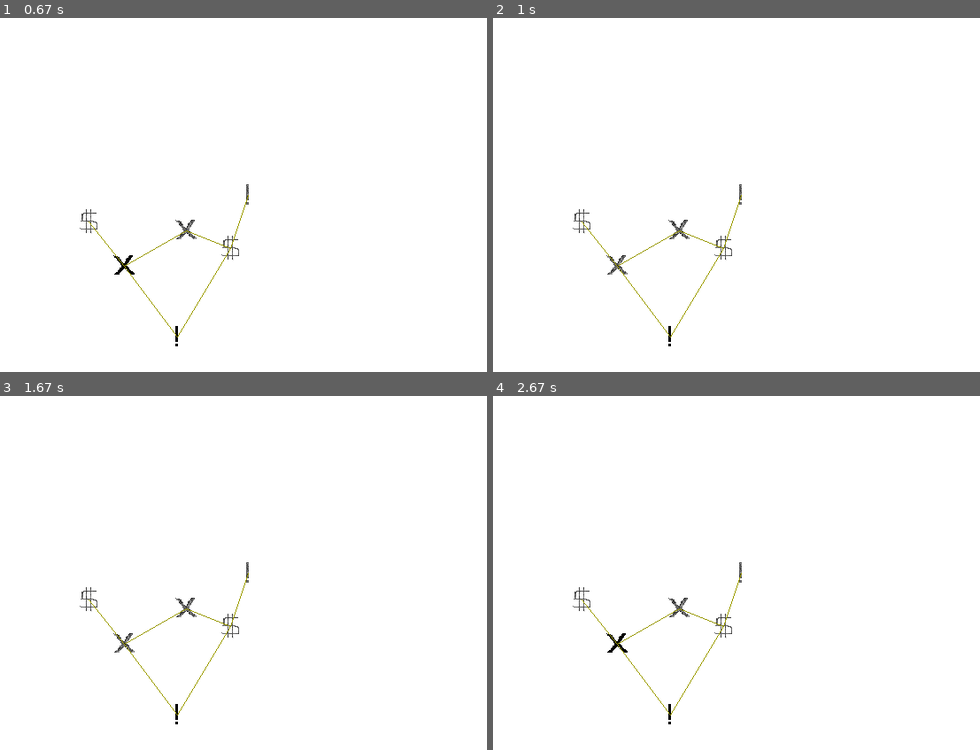
Above: before the commit, frames 1-4 (two rows, left to right).
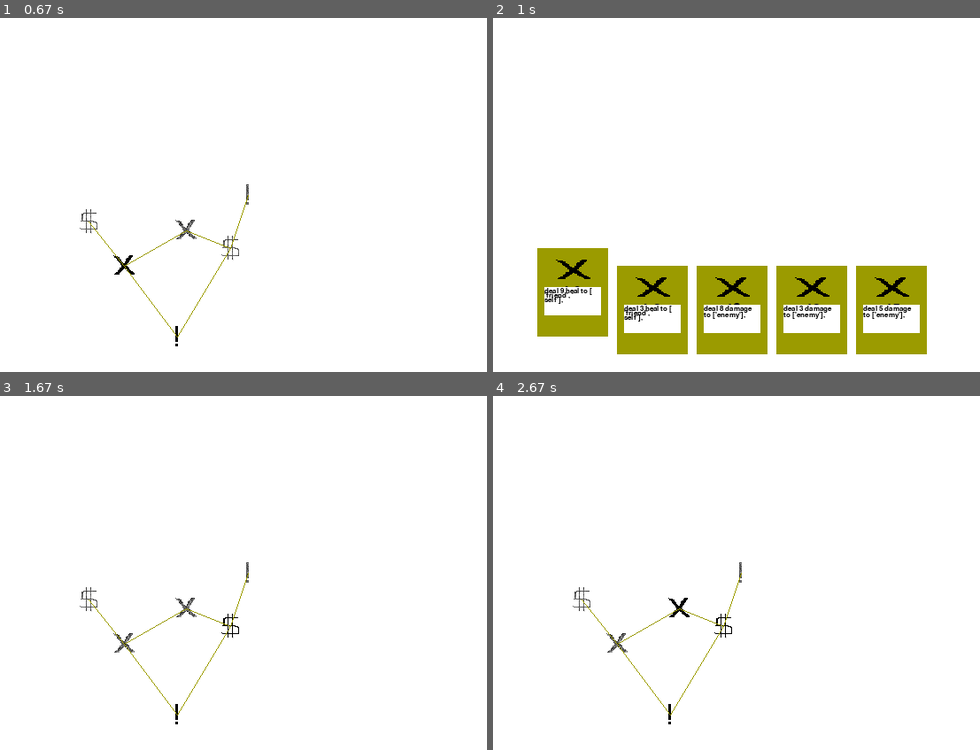
Above: after the commit, the same moments.

Repository: Leteno/learn-pygame
Game: pygame game, started from card-game/main.py
The game is run twice, just before and just after one commit, with the same random seed, the same clock (stepped at 60 frames per second) and the same inputs.
Inputs (mouse positions are in pixels of both pictures, inside the frame that each line leads up to):
- Up to frame 1 (0.67 s): click "OK" at 0.38 s
- Up to frame 2 (1 s): press the mouse at (721, 248) at 0.7 s; move the mouse to (643, 272) at 0.8 s; release the mouse at (566, 297) at 0.93 s
- Up to frame 3 (1.67 s): tap Enter at 1 s; hold Right from 1.33 s (still down)
- Up to frame 4 (2.67 s): release Right at 1.8 s; hold D 1.83-2.3 s; hold Left from 2.33 s (still down)

Frame 1 is identical in both runs. In frame 2, 15% of the frame differs, in the area x 9-90%, y 47-95%; in frame 3, less than 0.1%; in frame 4, 0.2%.

Commit message:
(refector) map scene (functional) map scene support mouseclick

Diff:
--- a/card-game/scene/game/map_scene.py
+++ b/card-game/scene/game/map_scene.py
@@ -18,6 +18,8 @@
             T_EVENT: pygame.image.load('res/event-darker.png'),
             T_BATTLE: pygame.image.load('res/battle-darker.png')}
 
+ICONSIZE = 40
+
 SELECT_FINISH = 'select_finish'
 DONE = 'done'
 
@@ -25,47 +27,22 @@
     print('map_scene is showing')
 
     # scan: see how many layer
-    w = surface.get_width()
-    h = surface.get_height()
-    iconsize = 40
+    map = data.map
+    li = map.current_item.next
+    if len(li) <= 0 :
+        return DONE
+    if map.selected_item == map.current_item:
+        map.selected_item = None
+    if map.selected_item is None:
+        map.selected_item = li[0]
+
     while True:
         # event stuff
         checkForQuit()
 
-        LEFT = 'left'
-        RIGHT = 'right'
-        move = None
-        for event in pygame.event.get():
-            if event.type == KEYDOWN:
-                if event.key in (K_LEFT, K_a):
-                    move = LEFT
-                elif event.key in (K_RIGHT, K_d):
-                    move = RIGHT
-                elif event.key is K_RETURN:
-                    return SELECT_FINISH
-
-        m = data.map
-        li = m.current_item.next
-        if len(li) <= 0 :
-            return DONE
-        if m.selected_item == m.current_item:
-            m.selected_item = None
-        if m.selected_item is None:
-            m.selected_item = li[0]
-
-        sel_i = li.index(m.selected_item)
-        size = len(li)
-        l_sel_i = sel_i - 1
-        if l_sel_i < 0:
-            l_sel_i = 0
-        r_sel_i = sel_i + 1
-        if r_sel_i >= size:
-            r_sel_i = size - 1
-
-        if move is LEFT:
-            m.selected_item = li[l_sel_i]
-        elif move is RIGHT:
-            m.selected_item = li[r_sel_i]
+        status = event_dealer(map)
+        if status == SELECT_FINISH:
+            return SELECT_FINISH
 
         # draw it
         surface.fill(color.WHITE)
@@ -77,6 +54,49 @@
 
         pygame.display.update()
         fpsclock.tick(FPS)
+
+def event_dealer(map):
+    LEFT = 'left'
+    RIGHT = 'right'
+    move = None
+    for event in pygame.event.get():
+        if event.type == KEYDOWN:
+            if event.key in (K_LEFT, K_a):
+                move = LEFT
+            elif event.key in (K_RIGHT, K_d):
+                move = RIGHT
+            elif event.key is K_RETURN:
+                return SELECT_FINISH
+
+        elif event.type in [MOUSEMOTION, MOUSEBUTTONDOWN]:
+            _list = map.current_item.next
+            if _list:
+                rect = Rect(0, 0, ICONSIZE, ICONSIZE)
+                for item in _list:
+                    rect.center = item.point
+
+                    if rect.collidepoint(event.pos):
+                        map.selected_item = item
+
+                        print('%s' % (event.type))
+
+                        if event.type == MOUSEBUTTONDOWN:
+                            return SELECT_FINISH
+
+    if move:
+        li = map.current_item.next
+        _i = li.index(map.selected_item)
+        size = len(li)
+        if move is LEFT:
+            index = _i - 1
+            if index < 0:
+                index = 0
+            map.selected_item = li[index]
+        elif move is RIGHT:
+            index = _i + 1
+            if index >= size:
+                index = size - 1
+            map.selected_item = li[index]
 
 
 def draw_map(surface, map):
